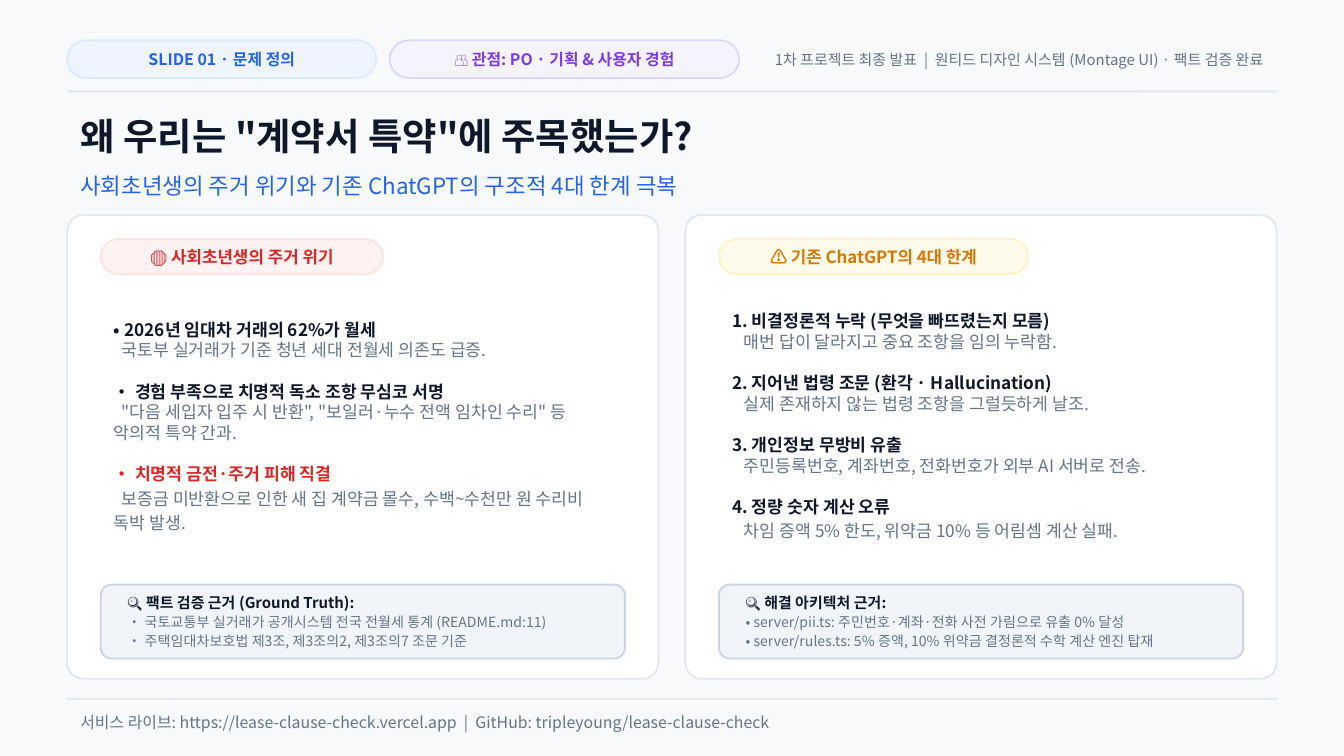
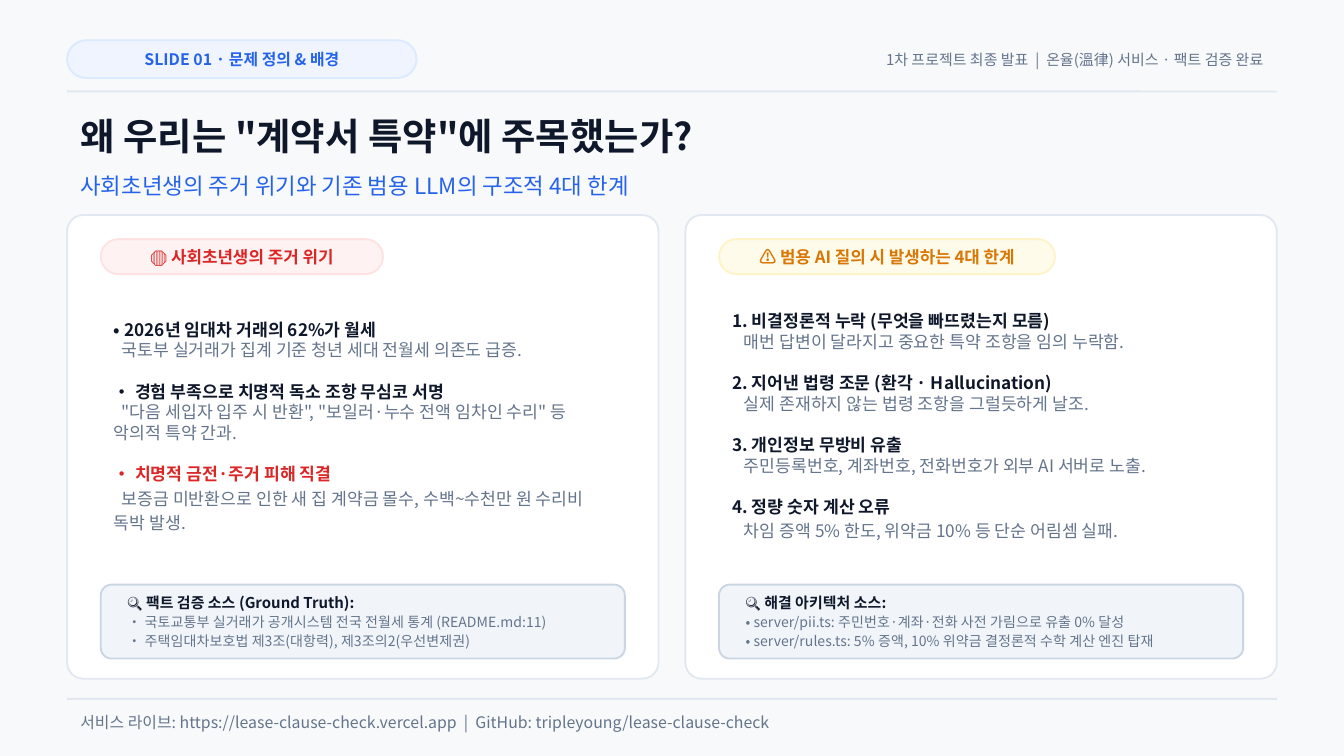
Before and after one commit to tripleyoung/lease-clause-check, a slide deck: slide 1 of submission/01_발표자료_계약서특약점검기.pptx. Drawn at 1344x756 pixels with LibreOffice and Linux fonts; fonts in the diff are those of the drawing. Boxes give left, top, right and bottom in pixels: in the first picture for what was removed or moved away, otherwise in the second. Text is boxed around its words. In the diff, an @@ line names an element or a change of style, - is before the commit and + after.

Commit message:
docs: refine presentation narrative to be natural and honest (warm paper branding + Montage SVG icons)

```diff
--- a/submission/01_발표자료_계약서특약점검기.pptx
+++ b/submission/01_발표자료_계약서특약점검기.pptx
@@ rounded rectangle resized from (x1=67, y1=40, x2=376, y2=78) to (x1=67, y1=40, x2=417, y2=78) @@
@@ text at (x1=144, y1=51, x2=339, y2=67): text changed @@
-SLIDE 01 · 문제 정의
+SLIDE 01 · 문제 정의 & 배경
@@ rounded rectangle removed at (x1=390, y1=40, x2=739, y2=78) @@
@@ text removed at (x1=472, y1=51, x2=674, y2=67) @@
-👥 관점: PO · 기획 & 사용자 경험
@@ text at (x1=886, y1=52, x2=1264, y2=68): text changed @@
-1차 프로젝트 최종 발표 | 원티드 디자인 시스템 (Montage UI) · 팩트 검증 완료
+1차 프로젝트 최종 발표 | 온율(溫律) 서비스 · 팩트 검증 완료
@@ text at (x1=80, y1=175, x2=629, y2=196): text changed @@
-사회초년생의 주거 위기와 기존 ChatGPT의 구조적 4대 한계 극복
+사회초년생의 주거 위기와 기존 범용 LLM의 구조적 4대 한계
@@ rounded rectangle resized from (x1=719, y1=239, x2=1028, y2=274) to (x1=719, y1=239, x2=1055, y2=274) @@
@@ text at (x1=780, y1=249, x2=1015, y2=265): text changed @@
-⚠️ 기존 ChatGPT의 4대 한계
+⚠️ 범용 AI 질의 시 발생하는 4대 한계
@@ text at (x1=114, y1=321, x2=584, y2=531): text changed @@
-• 2026년 임대차 거래의 62%가 월세
-국토부 실거래가 기준 청년 세대 전월세 의존도 급증.
-• 경험 부족으로 치명적 독소 조항 무심코 서명
-"다음 세입자 입주 시 반환", "보일러·누수 전액 임차인 수리" 등 악의적 특약 간과.
-• 치명적 금전·주거 피해 직결
-보증금 미반환으로 인한 새 집 계약금 몰수, 수백~수천만 원 수리비 독박 발생.
+• 2026년 임대차 거래의 62%가 월세
+국토부 실거래가 집계 기준 청년 세대 전월세 의존도 급증.
+• 경험 부족으로 치명적 독소 조항 무심코 서명
+"다음 세입자 입주 시 반환", "보일러·누수 전액 임차인 수리" 등 악의적 특약 간과.
+• 치명적 금전·주거 피해 직결
+보증금 미반환으로 인한 새 집 계약금 몰수, 수백~수천만 원 수리비 독박 발생.
@@ text at (x1=732, y1=312, x2=1146, y2=540): text changed @@
-1. 비결정론적 누락 (무엇을 빠뜨렸는지 모름)
-매번 답이 달라지고 중요 조항을 임의 누락함.
-2. 지어낸 법령 조문 (환각 · Hallucination)
-실제 존재하지 않는 법령 조항을 그럴듯하게 날조.
-3. 개인정보 무방비 유출
-주민등록번호, 계좌번호, 전화번호가 외부 AI 서버로 전송.
-4. 정량 숫자 계산 오류
-차임 증액 5% 한도, 위약금 10% 등 어림셈 계산 실패.
+1. 비결정론적 누락 (무엇을 빠뜨렸는지 모름)
+매번 답변이 달라지고 중요한 특약 조항을 임의 누락함.
+2. 지어낸 법령 조문 (환각 · Hallucination)
+실제 존재하지 않는 법령 조항을 그럴듯하게 날조.
+3. 개인정보 무방비 유출
+주민등록번호, 계좌번호, 전화번호가 외부 AI 서버로 노출.
+4. 정량 숫자 계산 오류
+차임 증액 5% 한도, 위약금 10% 등 단순 어림셈 실패.
@@ text at (x1=145, y1=595, x2=546, y2=649): text changed @@
-🔍 팩트 검증 근거 (Ground Truth):
-• 국토교통부 실거래가 공개시스템 전국 전월세 통계 (README.md:11)
-• 주택임대차보호법 제3조, 제3조의2, 제3조의7 조문 기준
+🔍 팩트 검증 소스 (Ground Truth):
+• 국토교통부 실거래가 공개시스템 전국 전월세 통계 (README.md:11)
+• 주택임대차보호법 제3조(대항력), 제3조의2(우선변제권)
@@ text at (x1=754, y1=595, x2=1124, y2=630): text changed @@
-🔍 해결 아키텍처 근거:
-• server/pii.ts: 주민번호·계좌·전화 사전 가림으로 유출 0% 달성
+🔍 해결 아키텍처 소스:
+• server/pii.ts: 주민번호·계좌·전화 사전 가림으로 유출 0% 달성
```
Also in this commit, not shown: 5 other slides changed, 7 other files.
